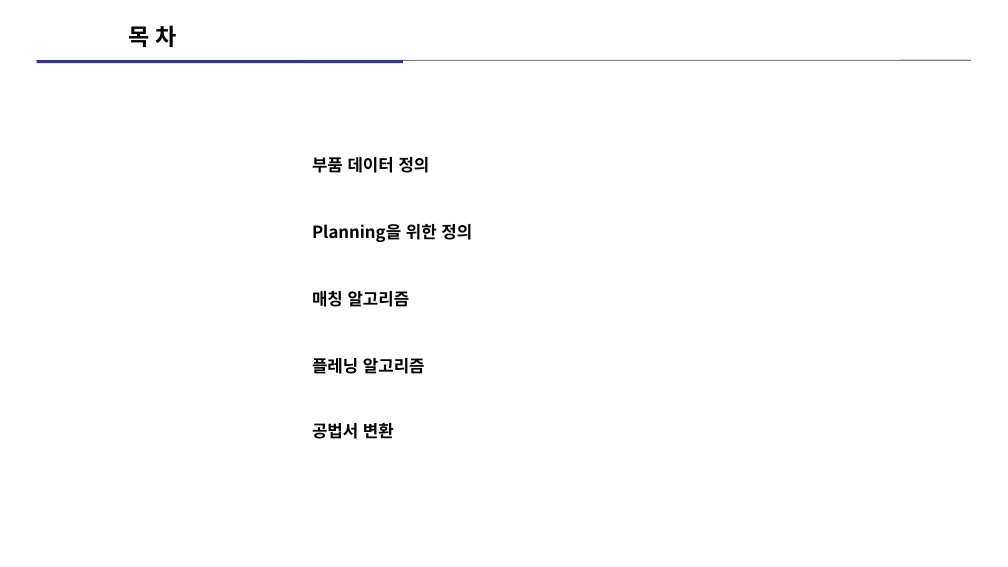
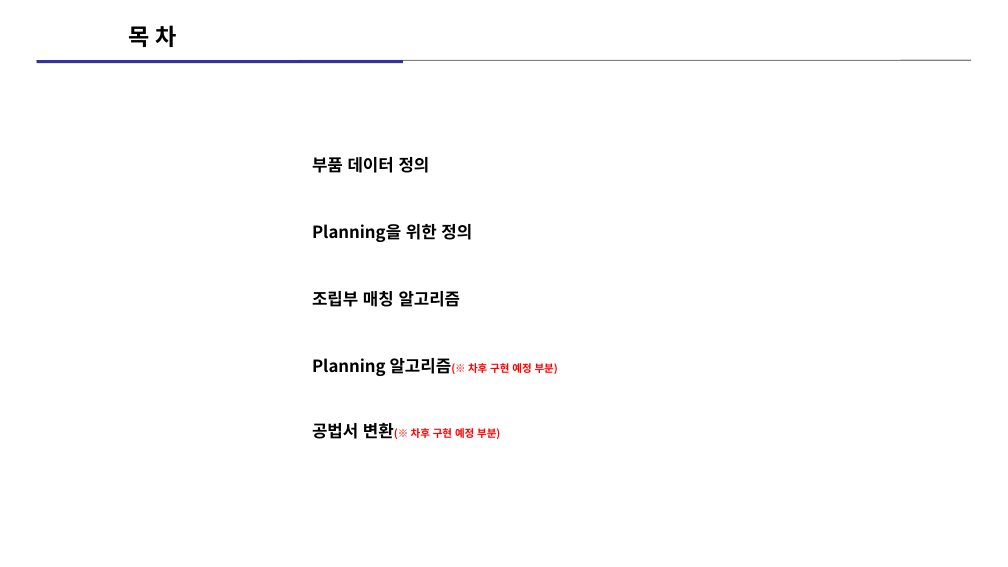
Before and after one commit to kimz1121/test, a slide deck: slide 2 of 현대차 심볼릭 플레너 예시 설명 자료_00.pptx. Drawn at 1008x567 pixels with LibreOffice and Linux fonts; fonts in the diff are those of the drawing. Boxes give left, top, right and bottom in pixels: in the first picture for what was removed or moved away, otherwise in the second. Text is boxed around its words. In the diff, an @@ line names an element or a change of style, - is before the commit and + after.

```diff
--- a/현대차 심볼릭 플레너 예시 설명 자료_00.pptx
+++ b/현대차 심볼릭 플레너 예시 설명 자료_00.pptx
@@ table at (x1=312, y1=123, x2=696, y2=459) @@
-row 3, column 1: 매칭 알고리즘
+row 3, column 1: 조립부 매칭 알고리즘
-row 4, column 1: 플레닝 알고리즘
+row 4, column 1: Planning 알고리즘(※ 차후 구현 예정 부분)
-row 5, column 1: 공법서 변환
+row 5, column 1: 공법서 변환(※ 차후 구현 예정 부분)
```
Also in this commit, not shown: 2 slides added, 2 other files.
